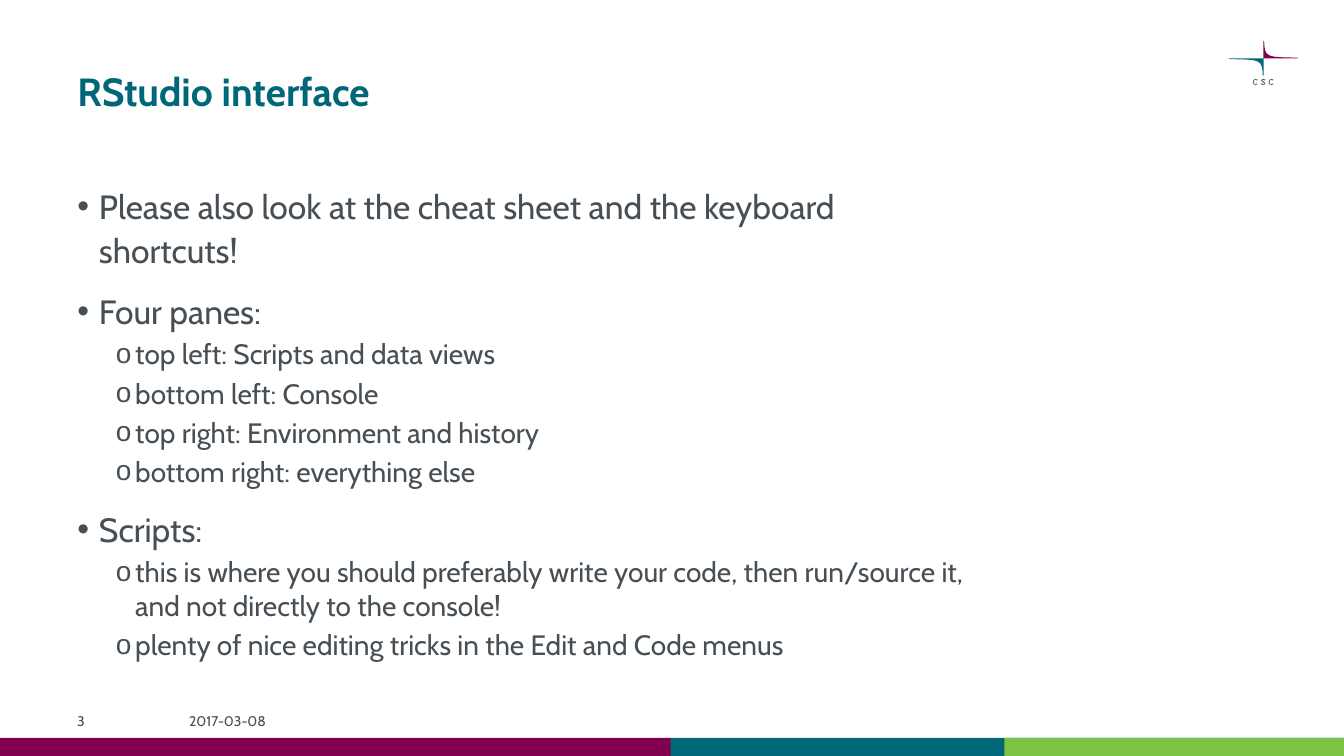
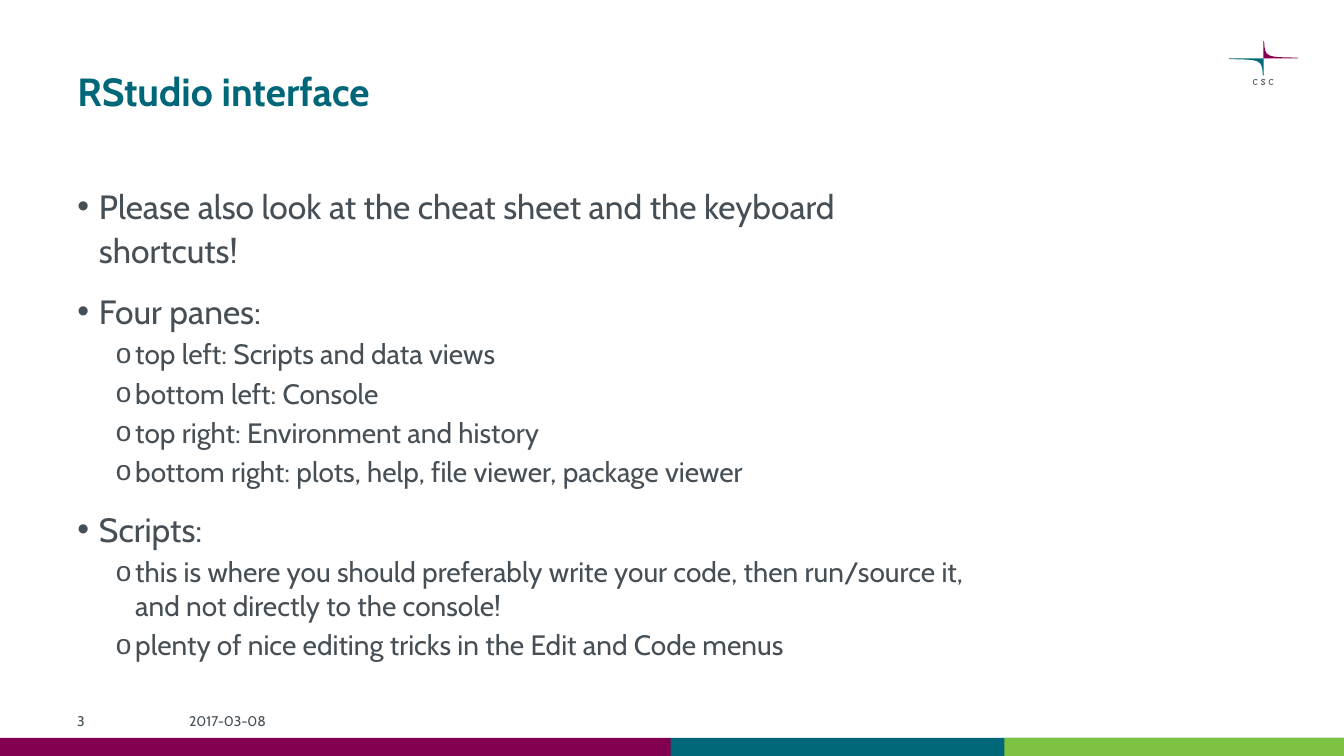
Before and after one commit to csc-training/wrangling-with-R, a slide deck: slide 3 of wrangling_with_r.pptx. Drawn at 1344x756 pixels with LibreOffice and Linux fonts; fonts in the diff are those of the drawing. Boxes give left, top, right and bottom in pixels: in the first picture for what was removed or moved away, otherwise in the second. Text is boxed around its words. In the diff, an @@ line names an element or a change of style, - is before the commit and + after.

```diff
--- a/wrangling_with_r.pptx
+++ b/wrangling_with_r.pptx
@@ text at (x1=135, y1=461, x2=743, y2=488): text changed @@
-  o bottom right: everything else
+  o bottom right: plots, help, file viewer, package viewer
```
Also in this commit, not shown: 4 other slides changed, 2 slides added, 1 other file.
